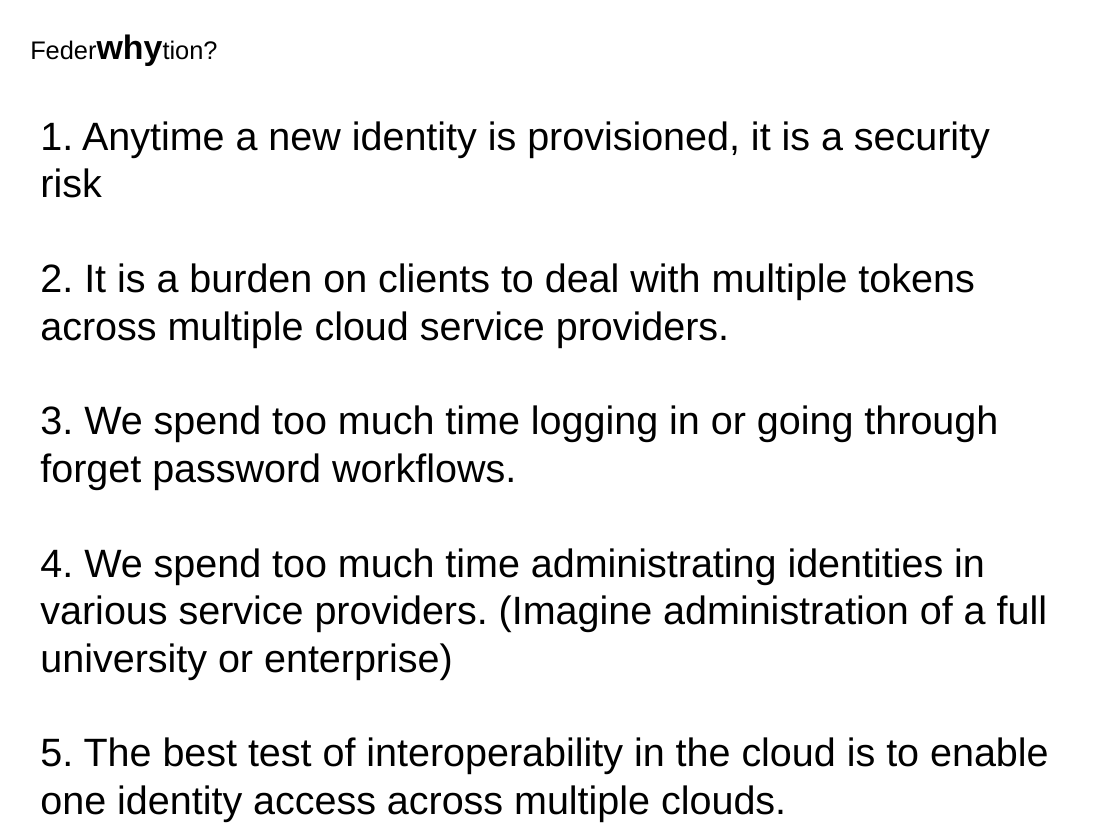
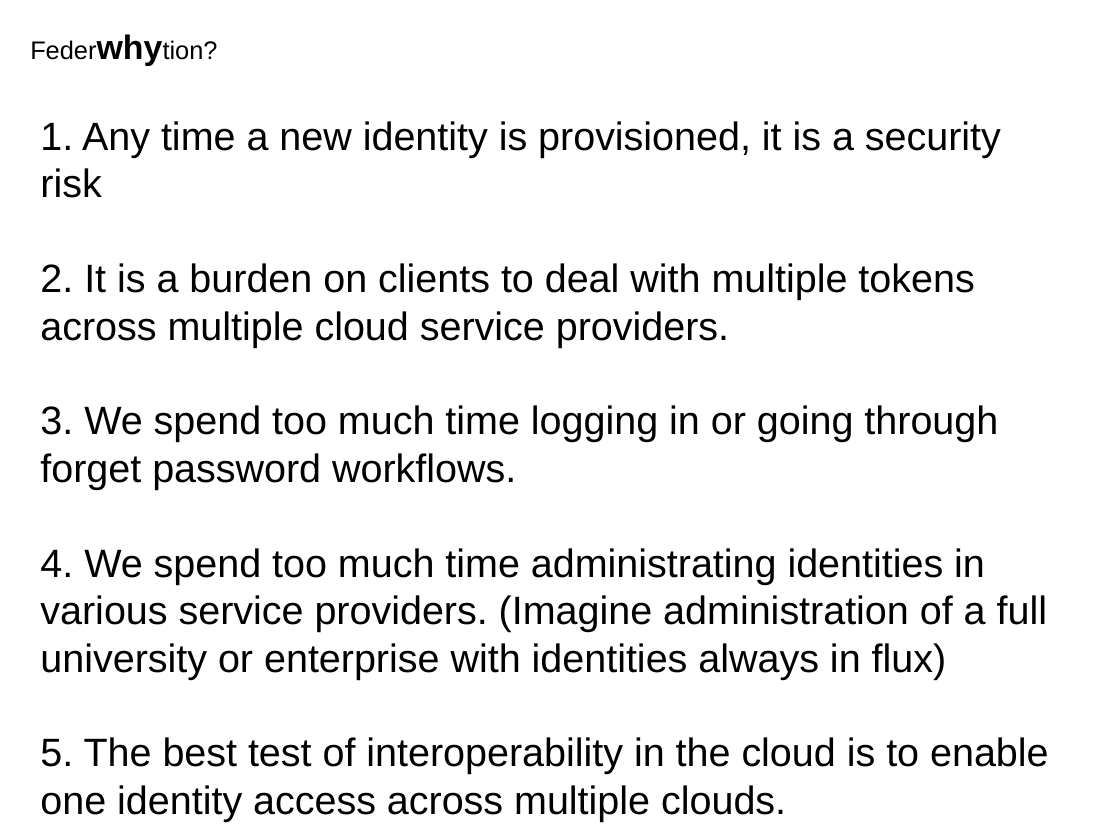
Before and after one commit to joesavak/OpenStackFederation, a slide deck: slide 4 of os-federation.odp. Drawn at 1120x840 pixels with LibreOffice and Linux fonts; fonts in the diff are those of the drawing. Boxes give left, top, right and bottom in pixels: in the first picture for what was removed or moved away, otherwise in the second. Text is boxed around its words. In the diff, an @@ line names an element or a change of style, - is before the commit and + after.

```diff
--- a/os-federation.odp
+++ b/os-federation.odp
@@ text at (40, 121, 1001, 198): spaces changed @@
-1. Anytime a new identity is provisioned, it is a security risk
+1. Any time a new identity is provisioned, it is a security risk
@@ text at (40, 548, 1047, 679): text changed @@
-4. We spend too much time administrating identities in various service providers. (Imagine administration of a full university or enterprise)
+4. We spend too much time administrating identities in various service providers. (Imagine administration of a full university or enterprise with identities always in flux)
```
Also in this commit, not shown: 3 other slides changed, 2 slides added, 1 other file.
